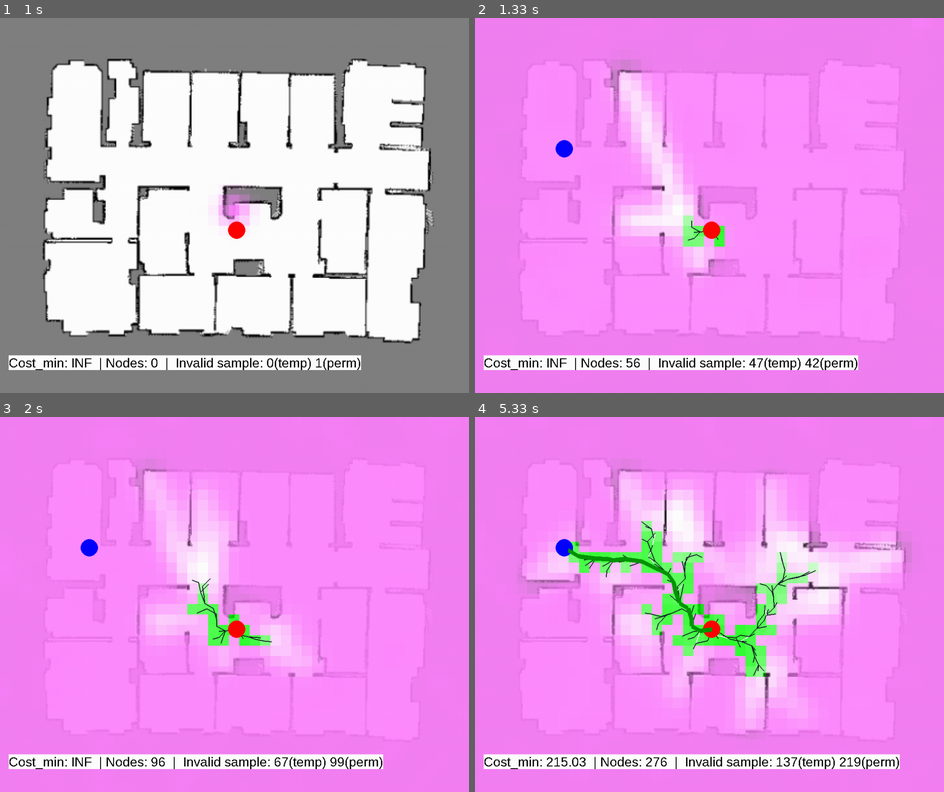
Above: before the commit, frames 1-4 (two rows, left to right).
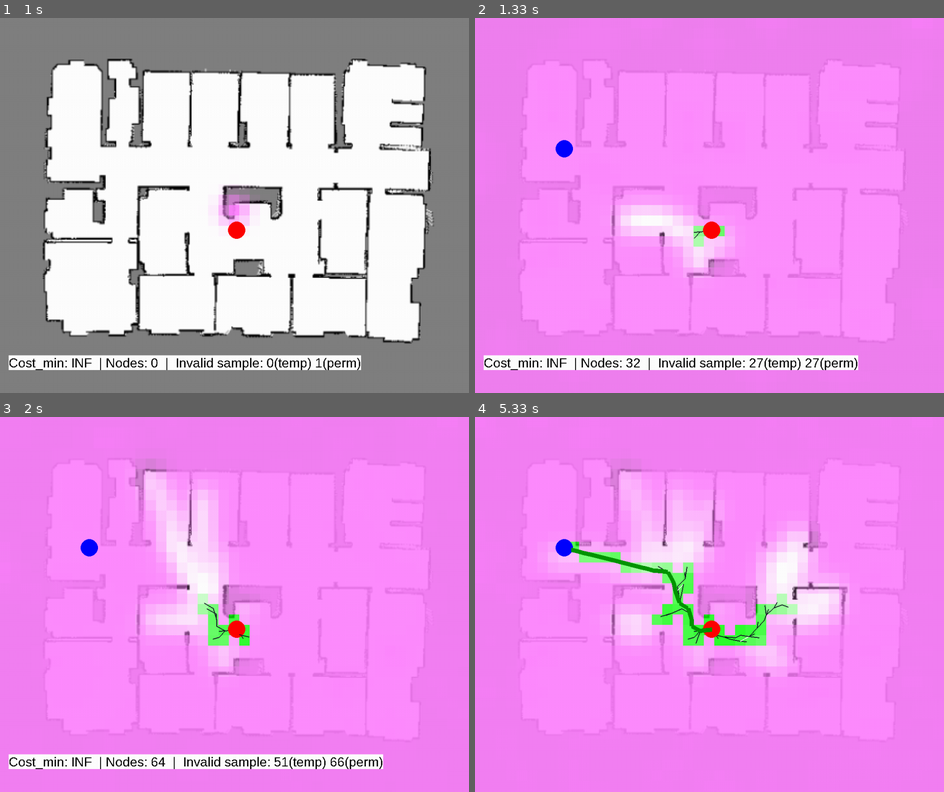
Above: after the commit, the same moments.

Repository: soraxas/sbp-env
Game: pygame game, started from rrtstar.py
Two runs of this game, one before a commit and one after it. Both use one fixed random seed, a clock stepped at 60 frames per second and the inputs below.
Inputs (mouse positions are in pixels of both pictures, inside the frame that each line leads up to):
- Up to frame 1 (1 s): click (234, 205) at 0.38 s; click (234, 231) at 0.72 s
- Up to frame 2 (1.33 s): click (564, 149) at 1.05 s
- Up to frame 3 (2 s): no input
- Up to frame 4 (5.33 s): no input

Frame 1 is identical in both runs. In frame 2, 3.9% of the frame differs, in the area x 28-74%, y 11-94%; in frame 3, 2.7%; in frame 4, 17%, in the area x 1-94%, y 14-94%.

Commit message:
working goal-bias

Diff:
--- a/rrtstar.py
+++ b/rrtstar.py
@@ -27,7 +27,7 @@
 
 SCALING = 2
 
-GOAL_BIAS = 0.05
+GOAL_BIAS = 0.01
 
 distinguishLockedBlock = True
 
@@ -362,21 +362,43 @@
         ##################################################
 
         self.fpsClock.tick(10000)
-
+        goal_bias_success = False
         for i in range(self.NUMNODES):
             # probabiilty to bias toward goal (while not reaching goal yet)
-            if self.c_max == INFINITE and random.random() < GOAL_BIAS:
+            if self.c_max != INFINITE:
+                self.wait_for_exit()
+                pass
+
+            if self.c_max == INFINITE and (random.random() < GOAL_BIAS or goal_bias_success):
                 rand = Node(np.array(self.goalPt.pos))
                 preRandomPt = None
+                print("Goal Bias! @ {}".format(i))
             else:
                 rand = Node(self.get_random_path())
                 preRandomPt = rand
+
             nn = self.nodes[0]
-            for p in self.nodes:
-                if dist(p.pos, rand.pos) < dist(nn.pos, rand.pos):
-                    nn = p
+            if preRandomPt is not None:
+                # for Non-goal bias, we pick the cloest point
+                for p in self.nodes:
+                    if dist(p.pos, rand.pos) < dist(nn.pos, rand.pos):
+                        nn = p
+            else:
+                # for goal bias, we pick a point that is not blocked
+                nn = None
+                for p in self.nodes:
+                    if checkIntersect(p, rand, self.img):
+                        nn = p
+                        break
+                if nn is not None:
+                    for p in self.nodes:
+                        if checkIntersect(p, rand, self.img) and ((dist(p.pos, rand.pos) < dist(nn.pos, rand.pos))):
+                            nn = p
+                else:
+                    # cannot find, use base case
+                    nn = self.nodes[0]
+
             interpolatedPoint = self.step_from_to(nn.pos, rand.pos)
-
             newnode = Node(interpolatedPoint)
             if not checkIntersect(nn, rand, self.img):
                 self.addInvalidPoint(preRandomPt, True)
@@ -395,9 +417,10 @@
                     # print(points)
                     for p in points:
                         self.addInvalidPoint(p, False, alreadyDividedByProbBlockSize=True)
-
+                else:
+                    # Reaching this point means the goal bias had been successful. Go directly to the goal!
+                    goal_bias_success = True
                 #######################
-
                 [newnode, nn] = self.chooseParent(nn, newnode)
                 # newnode.parent = nn
 
@@ -417,6 +440,11 @@
                     if e.type == QUIT or (e.type == KEYUP and e.key == K_ESCAPE):
                         sys.exit("Leaving.")
             self.update_screen(i)
+
+        self.wait_for_exit()
+
+    def wait_for_exit(self):
+        self.update_screen()
         # wait for exit
         while True:
             for e in pygame.event.get():
@@ -424,7 +452,7 @@
                     sys.exit("Leaving.")
 
 
-    def update_screen(self, counter):
+    def update_screen(self, counter=-10):
         # limites the screen update
         # if counter % 100 == 0:
         if counter % 10 == 0:
@@ -458,7 +486,7 @@
                 pygame.draw.circle(self.path_layers, blue, self.goalPt.pos*SCALING, GOAL_RADIUS*SCALING)
 
 
-        if counter % 2 == 0:
+        if counter % 2 == 0 and counter >= 0:
             _cost = 'INF' if self.c_max == INFINITE else round(self.c_max, 2)
             text = 'Cost_min: {}  | Nodes: {}  |  Invalid sample: {}(temp) {}(perm)'.format(_cost, counter, self.invalid_sample, self.invalid_sample_perma)
             self.window.blit(self.myfont.render(text, False, (0, 0, 0), (255,255,255)), (20,self.YDIM * SCALING * 0.9))
@@ -467,7 +495,7 @@
             #     text = 'kernel_pt:  {}  |  kernel_pt_perma:  {}  '.format(len(kernel_pts[0]), len(kernel_perma_pts[0]))
             #     self.window.blit(self.myfont.render(text, False, (0, 0, 0), (255,255,255)), (20,self.YDIM * SCALING * 0.95))
 
-            pygame.display.update()
+        pygame.display.update()
 
 
 # if python says run, then we should run
